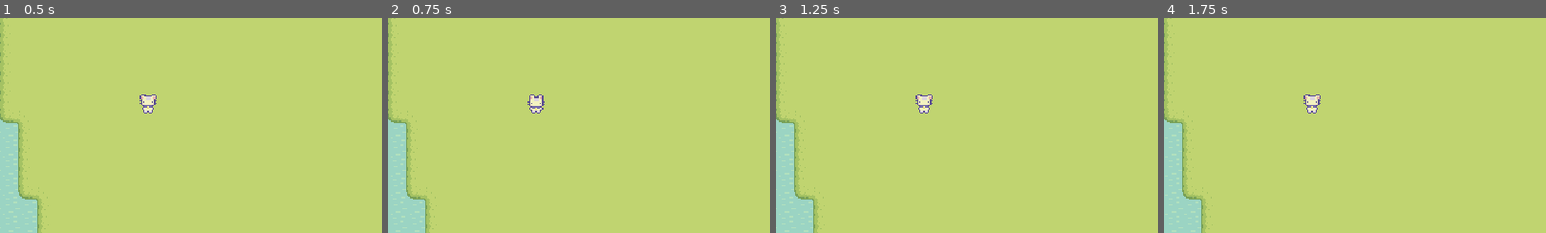
Above: before the commit, frames 1-4 (left to right).
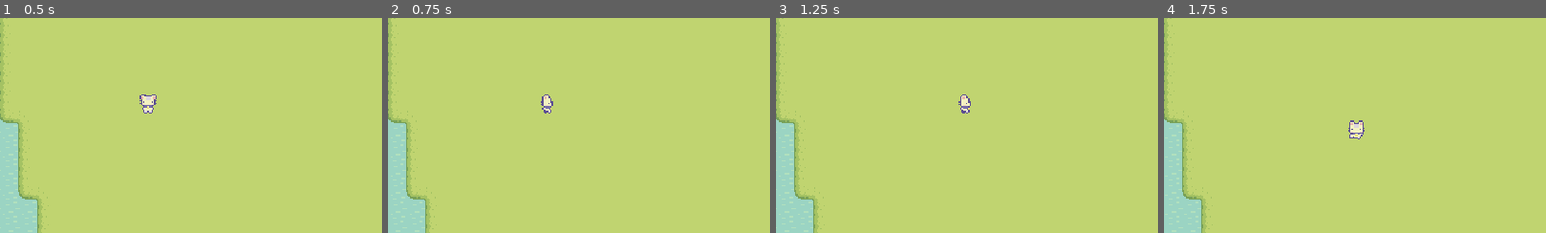
Above: after the commit, the same moments.

Repository: hannah-finch/farming-game-tutorial
Game: Godot game, scene res://scenes/test/test_scene_player.tscn
The game is run twice, just before and just after one commit, with the same random seed, the same clock (stepped at 60 frames per second) and the same inputs. The project has no main scene, so this scene is started directly.
Inputs:
- Up to frame 1 (0.5 s): no input
- Up to frame 2 (0.75 s): tap Enter at 0.5 s; hold D (walk_right) from 0.53 s (still down)
- Up to frame 3 (1.25 s): keep holding D (walk_right)
- Up to frame 4 (1.75 s): release D (walk_right) at 1.28 s; hold S (walk_down) from 1.28 s (still down)
The pictures show only the part of the screen within x 16-66%, y 28-78%; the shares and areas given below are measured in that part.

Frame 1 is identical in both runs. In frame 2, 0.4% of the frame differs, in the area x 36-44%, y 35-45%; in frame 3, 0.5%; in frame 4, 0.6%, in the area x 36-53%, y 35-57%.

Commit message:
player character movement

Diff:
--- /dev/null
+++ b/croptails/scenes/characters/player/idle_state.gd
@@ -0,0 +1,36 @@
+extends NodeState
+
+@export var player: Player
+@export var animated_sprite_2d: AnimatedSprite2D
+
+func _on_process(_delta : float) -> void:
+	pass
+
+
+func _on_physics_process(_delta : float) -> void:
+
+	if player.player_direction == Vector2.UP:
+		animated_sprite_2d.play("idle_back")
+	elif player.player_direction == Vector2.RIGHT:
+		animated_sprite_2d.play("idle_right")
+	elif player.player_direction == Vector2.DOWN:
+		animated_sprite_2d.play("idle_front")
+	elif player.player_direction == Vector2.LEFT:
+		animated_sprite_2d.play("idle_left")
+	else:
+		animated_sprite_2d.play("idle_front")
+
+
+func _on_next_transitions() -> void:
+	GameInputEvents.movement_input()
+
+	if GameInputEvents.is_movement_input():
+		transition.emit("Walk")
+
+
+func _on_enter() -> void:
+	pass
+
+
+func _on_exit() -> void:
+	animated_sprite_2d.stop()
--- /dev/null
+++ b/croptails/scenes/characters/player/player.gd
@@ -0,0 +1,4 @@
+class_name Player
+extends CharacterBody2D
+
+var player_direction: Vector2
--- a/croptails/scenes/characters/player/player.tscn
+++ b/croptails/scenes/characters/player/player.tscn
@@ -1,7 +1,11 @@
-[gd_scene load_steps=45 format=3 uid="uid://csoo0w7af1qrr"]
+[gd_scene load_steps=49 format=3 uid="uid://csoo0w7af1qrr"]
 
 [ext_resource type="Texture2D" uid="uid://droor5rfb2onk" path="res://assets/game/characters/basic_character.png" id="1_7ptbu"]
+[ext_resource type="Script" path="res://scenes/characters/player/player.gd" id="1_qat3k"]
 [ext_resource type="Texture2D" uid="uid://bwiaeag5kcwx0" path="res://assets/game/characters/basic_character_spritesheet.png" id="2_oefkt"]
+[ext_resource type="Script" path="res://scripts/state_machine/node_state_machine.gd" id="3_doxal"]
+[ext_resource type="Script" path="res://scenes/characters/player/idle_state.gd" id="4_3k71b"]
+[ext_resource type="Script" path="res://scenes/characters/player/walk_state.gd" id="5_au24e"]
 
 [sub_resource type="AtlasTexture" id="AtlasTexture_5ga0s"]
 atlas = ExtResource("1_7ptbu")
@@ -390,6 +394,7 @@
 radius = 8.0
 
 [node name="Player" type="CharacterBody2D"]
+script = ExtResource("1_qat3k")
 
 [node name="AnimatedSprite2D" type="AnimatedSprite2D" parent="."]
 position = Vector2(0, -8)
@@ -400,3 +405,17 @@
 [node name="CollisionShape2D" type="CollisionShape2D" parent="."]
 position = Vector2(0, -8)
 shape = SubResource("CircleShape2D_v74xy")
+
+[node name="StateMachine" type="Node2D" parent="." node_paths=PackedStringArray("initial_node_state")]
+script = ExtResource("3_doxal")
+initial_node_state = NodePath("Idle")
+
+[node name="Idle" type="Node2D" parent="StateMachine" node_paths=PackedStringArray("player", "animated_sprite_2d")]
+script = ExtResource("4_3k71b")
+player = NodePath("../..")
+animated_sprite_2d = NodePath("../../AnimatedSprite2D")
+
+[node name="Walk" type="Node2D" parent="StateMachine" node_paths=PackedStringArray("player", "animated_sprite_2d")]
+script = ExtResource("5_au24e")
+player = NodePath("../..")
+animated_sprite_2d = NodePath("../../AnimatedSprite2D")
--- /dev/null
+++ b/croptails/scenes/characters/player/walk_state.gd
@@ -0,0 +1,40 @@
+extends NodeState
+
+@export var player: Player
+@export var animated_sprite_2d: AnimatedSprite2D
+@export var speed: int = 50
+
+func _on_process(_delta : float) -> void:
+	pass
+
+
+func _on_physics_process(_delta : float) -> void:
+	var direction: Vector2 = GameInputEvents.movement_input()
+
+	if direction == Vector2.UP:
+		animated_sprite_2d.play("walk_back")
+	elif direction == Vector2.RIGHT:
+		animated_sprite_2d.play("walk_right")
+	elif direction == Vector2.DOWN:
+		animated_sprite_2d.play("walk_front")
+	elif direction == Vector2.LEFT:
+		animated_sprite_2d.play("walk_left")
+
+	if direction != Vector2.ZERO:
+		player.player_direction = direction
+
+	player.velocity = direction * speed
+	player.move_and_slide()
+
+
+func _on_next_transitions() -> void:
+	if !GameInputEvents.is_movement_input():
+		transition.emit("Idle")
+
+
+func _on_enter() -> void:
+	pass
+
+
+func _on_exit() -> void:
+	animated_sprite_2d.stop()
--- /dev/null
+++ b/croptails/scripts/game_input_events.gd
@@ -0,0 +1,24 @@
+class_name GameInputEvents
+
+static var direction: Vector2
+
+static func movement_input() -> Vector2:
+	if Input.is_action_pressed("walk_left"):
+		direction = Vector2.LEFT
+	elif Input.is_action_pressed("walk_right"):
+		direction = Vector2.RIGHT
+	elif  Input.is_action_pressed("walk_up"):
+		direction = Vector2.UP
+	elif Input.is_action_pressed("walk_down"):
+		direction = Vector2.DOWN
+	else:
+		direction = Vector2.ZERO
+
+	return direction
+
+
+static func is_movement_input() -> bool:
+	if direction == Vector2.ZERO:
+		return false
+	else:
+		return true
--- a/croptails/scripts/state_machine/node_state_machine.gd
+++ b/croptails/scripts/state_machine/node_state_machine.gd
@@ -27,6 +27,7 @@
 	if current_node_state:
 		current_node_state._on_physics_process(delta)
 		current_node_state._on_next_transitions()
+		print("Current State: ", current_node_state_name)
 
 
 func transition_to(node_state_name : String) -> void:
